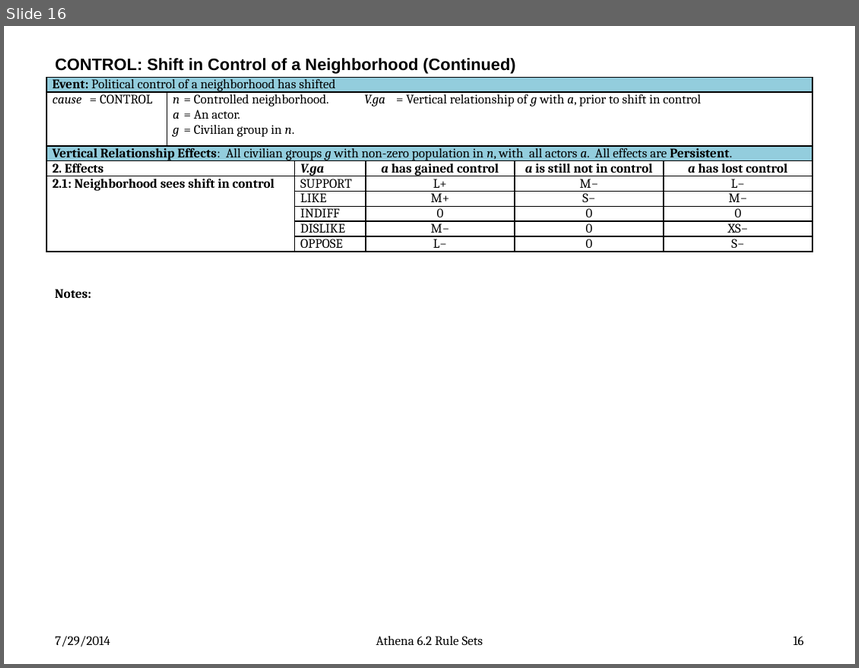
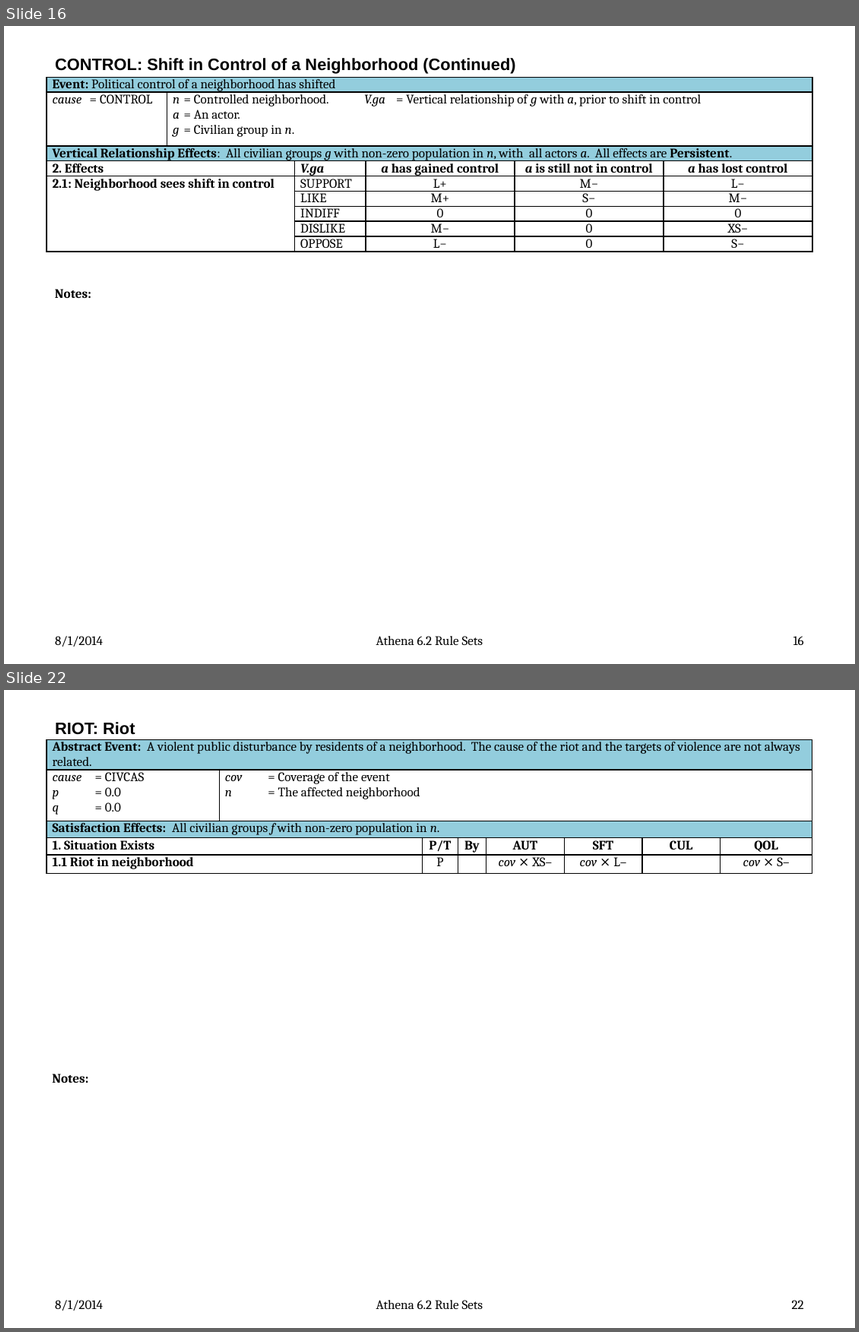
Before and after one commit to AthenaModel/athena-legacy, a slide deck: docs/dev/rules.pptx. Shown one above the other, each under a label of ours: slide 16 before the commit, slides 16 and 22 after it; the slides between them are not shown. The pictures are 859x668 and 859x1332 pixels, drawn with LibreOffice and Linux fonts; fonts in the diff are those of the drawing. Boxes give left, top, right and bottom in pixels: in the first picture for what was removed or moved away, otherwise in the second. Text is boxed around its words. In the diff, an @@ line names an element or a change of style, - is before the commit and + after.

Commit message:
Fixed Bug #{4561}
Added the new rule sets with their model parameters, updated the relevant
enumerations, added a test suite, and updated the Rules document.

```diff
--- a/docs/dev/rules.pptx
+++ b/docs/dev/rules.pptx
@@ slide 22 added at box(4, 690, 855, 1328), background #FFFFFF @@
@@ title added at box(55, 722, 135, 735), 14 pt, text #000000, bold @@
+RIOT: Riot
@@ table added at box(47, 739, 813, 874), 5 rows, 8 columns @@
+Abstract Event: A violent public disturbance by residents of a neighborhood. The cause of the riot and the targets of violence are not always related. |  |  |  |  |  |  | 
+cause = CIVCAS / p = 0.0 / q = 0.0 | cov = Coverage of the event / n = The affected neighborhood |  |  |  |  |  | 
+Satisfaction Effects: All civilian groups f with non-zero population in n. |  |  |  |  |  |  | 
+1. Situation Exists |  | P/T | By | AUT | SFT | CUL | QOL
+1.1 Riot in neighborhood |  | P |  | cov ⨯ XS– | cov ⨯ L– |  | cov ⨯ S–
@@ text added at box(52, 1074, 88, 1083), 11 pt, text #000000, bold @@
+Notes:
@@ text added at box(55, 1300, 103, 1311), 11 pt, text #000000 @@
+8/1/2014
@@ text added at box(376, 1300, 484, 1309), 11 pt, text #000000 @@
+Athena 6.2 Rule Sets
@@ page number added at box(792, 1300, 804, 1309), 11 pt, text #000000 @@
+22
@@ slide 16 changed as well @@
@@ text at box(55, 636, 103, 647): text changed @@
-7/29/2014
+8/1/2014
```
Also in this commit, not shown: 72 other slides changed, 6 other slides added, 6 other files.
